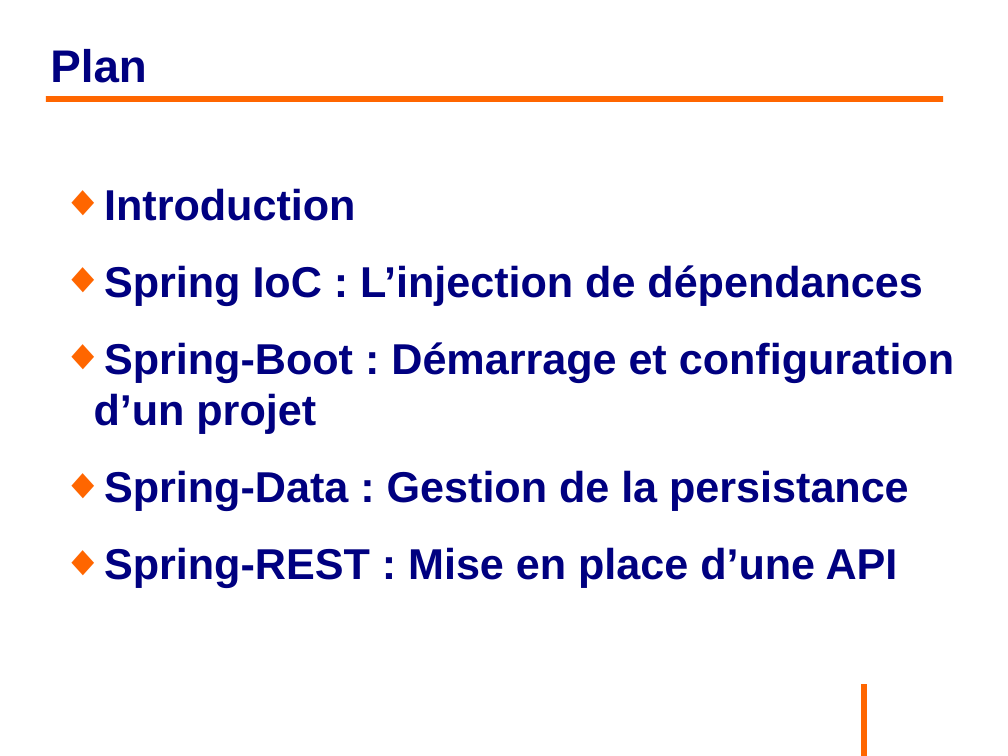
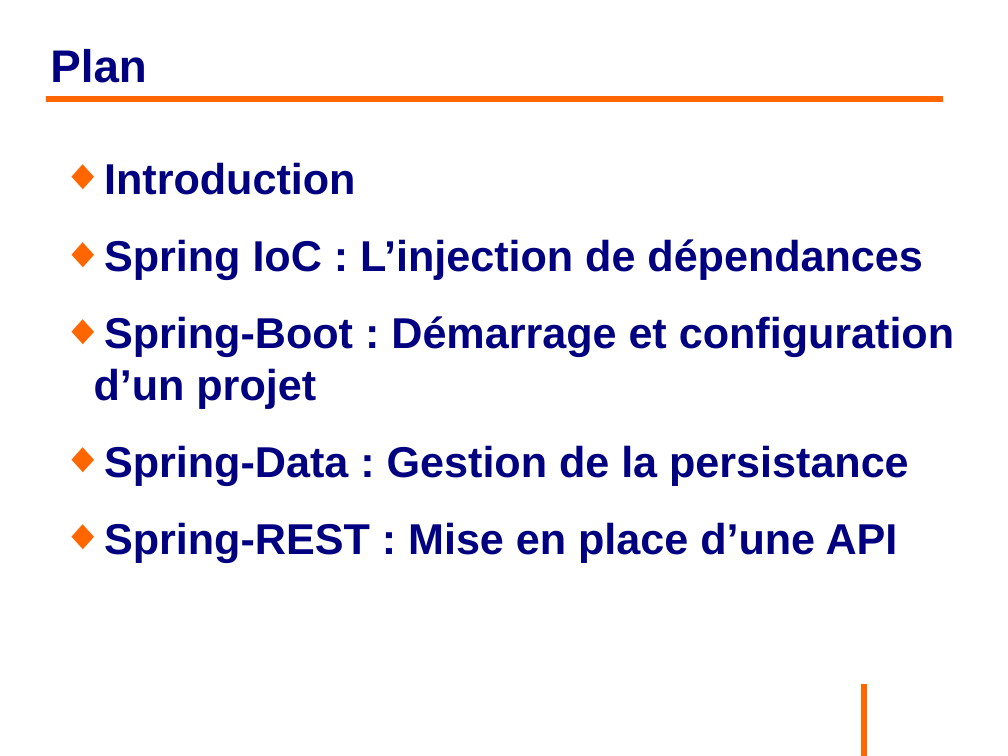
Before and after one commit to philphils/formation-spring, a slide deck: slide 2 of Documentation/diapo_formation_spring.odp. Drawn at 1008x756 pixels with LibreOffice and Linux fonts; fonts in the diff are those of the drawing; background and template pictures are left out. Boxes give left, top, right and bottom in pixels: in the first picture for what was removed or moved away, otherwise in the second. Text is boxed around its words. In the diff, an @@ line names an element or a change of style, - is before the commit and + after.

Commit message:
Introduction

```diff
--- a/Documentation/diapo_formation_spring.odp
+++ b/Documentation/diapo_formation_spring.odp
@@ text "Introduction": place and size @@
-text "Introduction" at [94, 188, 954, 588]
+text "Introduction" at [94, 162, 954, 562]
```
Also in this commit, not shown: 1 other slide changed, 4 slides added, 1 slide removed.
